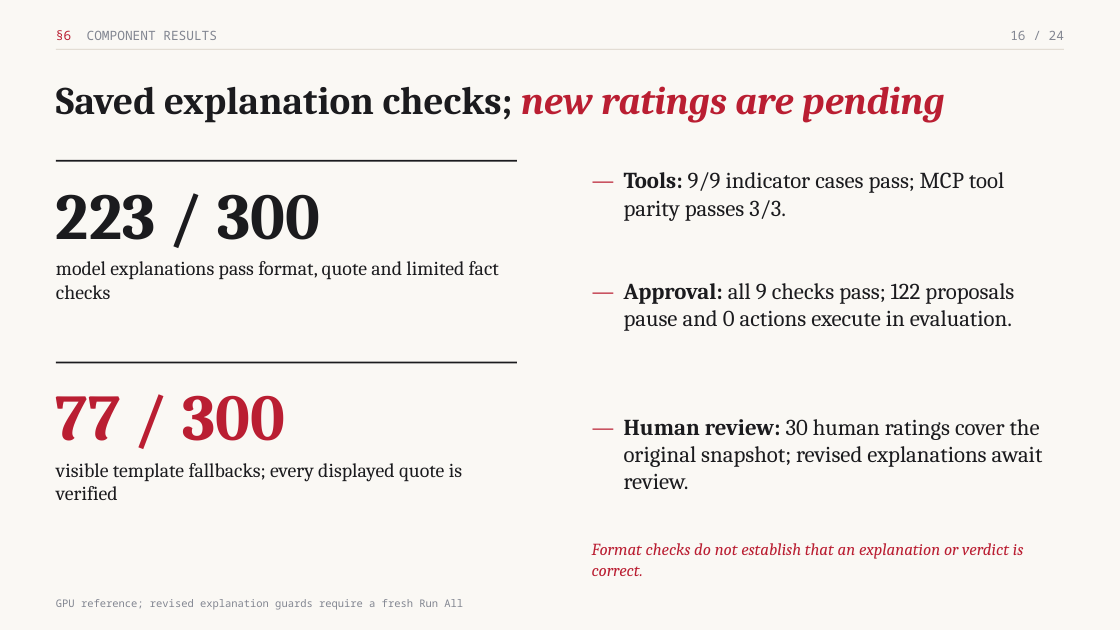
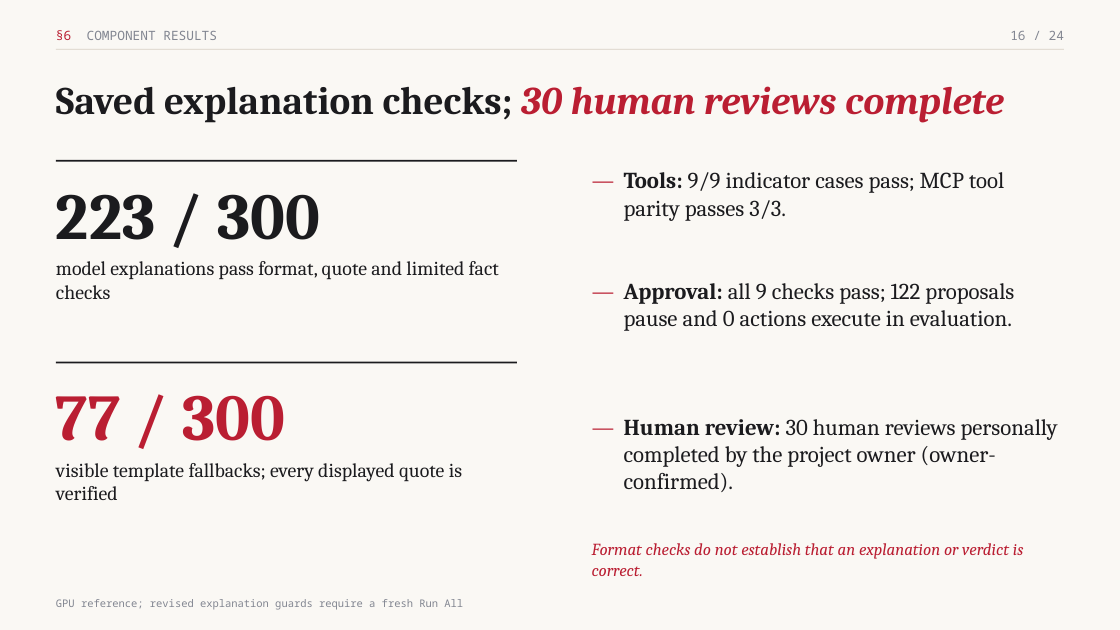
Before and after one commit to kaustubh-dot/Phishing_Email_Triage, a slide deck: slide 16 of output/presentations/P13_Phishing_Triage_Updated.pptx. Drawn at 1120x630 pixels with LibreOffice and Linux fonts; fonts in the diff are those of the drawing. Boxes give left, top, right and bottom in pixels: in the first picture for what was removed or moved away, otherwise in the second. Text is boxed around its words. In the diff, an @@ line names an element or a change of style, - is before the commit and + after.

Commit message:
Record owner-confirmed completion of 30 human reviews

```diff
--- a/output/presentations/P13_Phishing_Triage_Updated.pptx
+++ b/output/presentations/P13_Phishing_Triage_Updated.pptx
@@ text at bbox=[56, 86, 1004, 123]: text changed @@
-Saved explanation checks; new ratings are pending
+Saved explanation checks; 30 human reviews complete
@@ text at bbox=[624, 419, 1058, 492]: text changed @@
-Human review: 30 human ratings cover the original snapshot; revised explanations await review.
+Human review: 30 human reviews personally completed by the project owner (owner-confirmed).
```
Also in this commit, not shown: 1 other slide changed, 15 other files.
